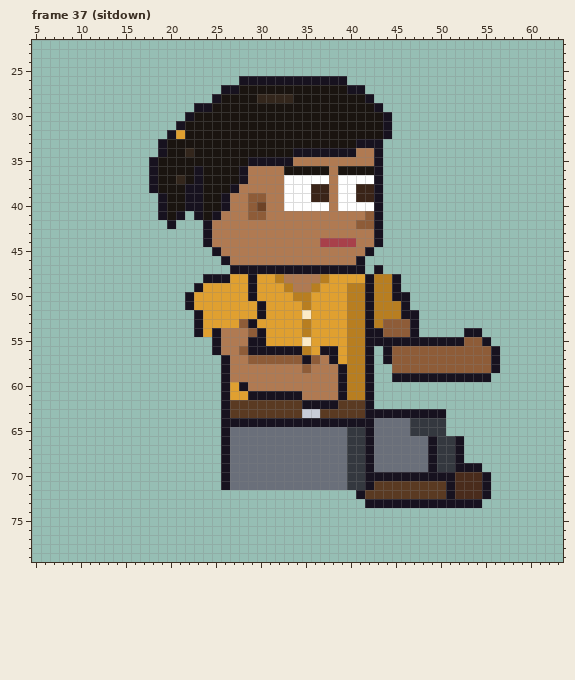
Pixel-art file -- sprites/clients/client_foreman_a_right_anim.aseprite. The first picture shows the starting point.
64x80 pixels, 129 frames. Colours within 5 levels of each other are drawn and written as one. Shown: frame 37 (sitdown): x 5..63, y 22..79. The old version is drawn lined up with the new one. The commit also changed other frames, which this record leaves out.
After the commit:
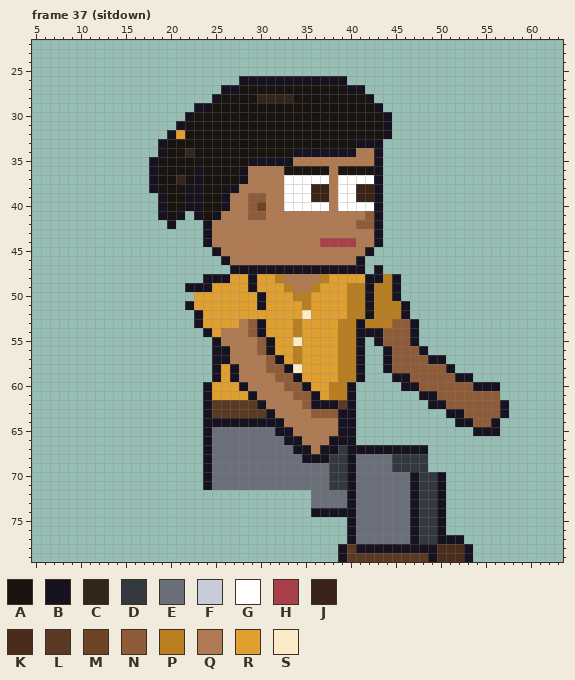
Palette (. is transparent): A #1a1410  B #17121f  C #33261c  D #34383f  E #6a6f7a  F #c8ccd8  G #ffffff  H #a8404a  J #3a2418  K #4a2c1c  L #5a3a22  M #6e4326  N #8e5c38  P #b87e20  Q #b07a52  R #e0a030  S #fcebc8
Changes in this commit:
whole drawing moved by +2,-6 (the old picture is shown already moved)
Frame 37 (sitdown):
y 48: x 43 P -> B
y 49: x 22 . -> B; x 24 R -> B
y 50: x 22 B -> .; x 29..30 BR -> RB; x 46 B -> .
y 52: x 30 B -> R; x 47 B -> .
y 53: x 28..30 NBR -> QNB; x 34..35 RP -> PR; x 39 R -> P; x 41..42 PB -> BP; x 44 N -> P
y 54: x 23..25 BRB -> .BR; x 34..35 RP -> PR; x 39 R -> P; x 41 P -> B; x 53..54 BB -> ..
y 55: x 29..31 BBR -> QNB; x 34..35 RS -> SR; x 39 R -> P; x 41..42 PB -> B.; x 44..46 BBB -> NNN; x 48..55 BBBBBNNB -> ........
y 56: x 26 Q -> B; x 28..30 NBB -> QQN; x 32..35 BBBP -> RRPR; x 37..39 BBR -> RRP; x 41..42 PB -> B.; x 48..56 NNNNNNNNB -> B........
y 57: x 25 . -> B; x 29..30 NN -> QQ; x 32..39 NNNBNQBR -> BRPRRRRP; x 41..42 PB -> B.; x 49..56 NNNNNNNB -> BB......
y 58: x 25..27 .BQ -> BRB; x 31..39 QQQQNQQQB -> NNBSRRRRP; x 41..42 PB -> B.; x 44 . -> B; x 51..56 NNNNNB -> B.....
y 59: x 25..27 .BQ -> BRB; x 32..39 QQQQQQQB -> NNBRRRRP; x 41..42 PB -> B.; x 47..51 BBBBB -> NNNNN; x 54..55 BB -> ..
y 60: x 24..26 ..B -> BRR; x 33..42 QQQQQQBPPB -> NNBRRPPB..; x 46..56 ........... -> BBNNNNNNBBB
y 61: x 24..26 ..B -> BRR; x 30..42 BBBBBQQQQBPPB -> QQQQNNBRPPB..; x 48..56 ......... -> BBNNNNNNN
y 62: x 24..26 ..B -> BLL; x 30..35 LLLLLB -> BQQQQN; x 40..42 LLB -> B..; x 49..57 ......... -> BBNNNNNNB
y 63: x 24..26 ..B -> BLL; x 31..57 LLLLFFLLLLLBBBBBBBBB....... -> BQQQQNNNBB..........BBNNNNB
y 64: x 24..25 .. -> BB; x 33..38 BBBBBB -> QQQQQQ; x 41..50 BBEEEEDDDD -> ..........; x 52..56 ..... -> BBNNB
y 65: x 24..26 ..B -> BEE; x 32..50 EEEEEEEEDDBEEEEDDDD -> BBQQQQQBB..........; x 54..56 ... -> BBB
y 66: x 24..26 ..B -> BEE; x 33..52 EEEEEEEDDBEEEEEEBDDB -> BBQQQBBB............
y 67: x 24..26 ..B -> BEE; x 34..41 EEEEEEDD -> BBQBBDBB; x 43..52 EEEEEEBDDB -> BBBBBB....
y 68: x 24..26 ..B -> BEE; x 35..42 EEEEEDDB -> BBBDDBEE; x 45..52 EEEEBDDB -> DDDD....
y 69: x 24..26 ..B -> BEE; x 38..42 EEDDB -> DDBEE; x 45..54 EEEEBDDBBB -> DDDD......
y 70: x 24..26 ..B -> BEE; x 38..46 EEDDBBBBB -> DDBEEEEEE; x 48..49 BB -> DD; x 51..55 BKKKB -> .....
y 71: x 24..26 ..B -> BEE; x 38..55 EEDDBLLLLLLLLBKKKB -> DDBEEEEEEBDDB.....
y 72: x 36..55 .....BLLLLLLLLLBKKKB -> EEEEBEEEEEEBDDB.....
y 73: x 36..46 ......BBBBB -> EEEEBEEEEEE; x 48..49 BB -> DD; x 51..54 BBBB -> ....
y 74: x 36..50 ............... -> BBBBBEEEEEEBDDB
y 75..76: x 40..50 ........... -> BEEEEEEBDDB
y 77: x 40..52 ............. -> BEEEEEEBDDBBB
y 78: x 39..53 ............... -> BLBBBBBBBBBKKKB
y 79: x 39..53 ............... -> BLLLLLLLLLBKKKB
Pixel boxes of the changes (left, top, right, bottom) in both pictures:
changed: (185, 274, 509, 562)
